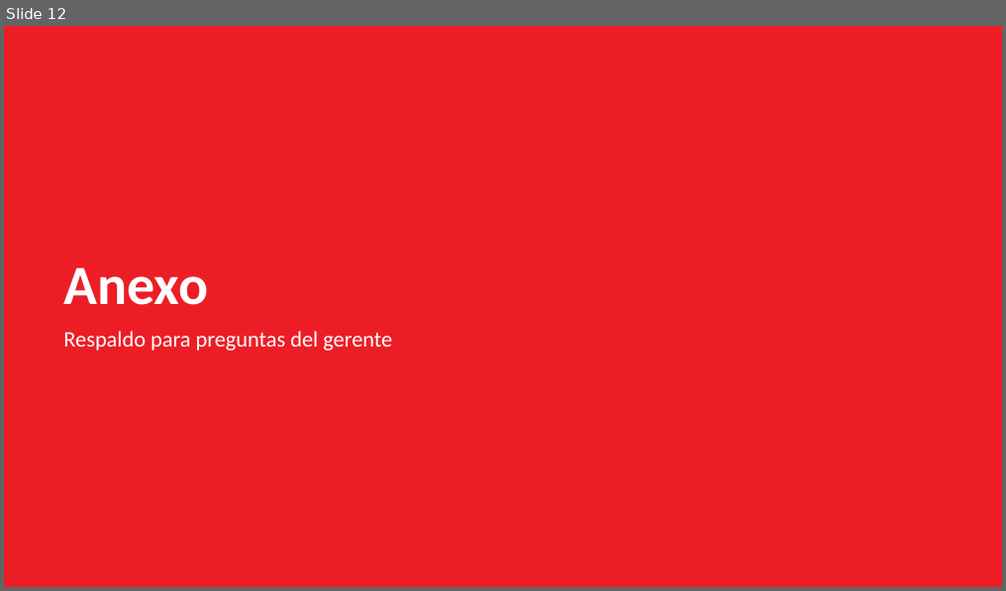
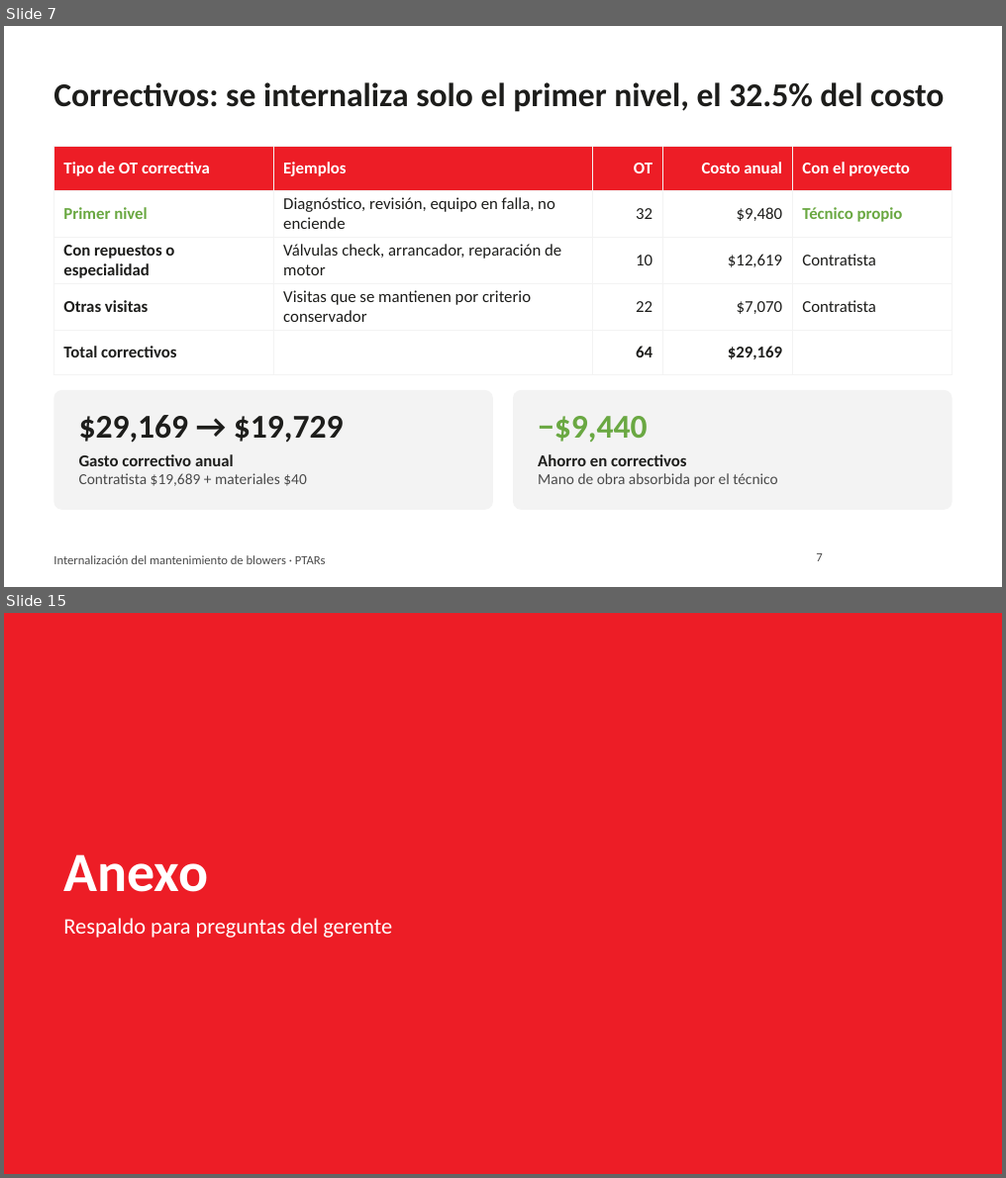
Before and after one commit to jjsamcar/Codigo-IA, a slide deck: presentaciones/Blowers_PTARs_Resumen_Gerencia.pptx. Shown one above the other, each under a label of ours: slide 12 before the commit, slides 7 and 15 after it; the slides between them are not shown. The pictures are 1006x591 and 1006x1178 pixels, drawn with LibreOffice and Linux fonts; fonts in the diff are those of the drawing; background and template pictures are left out. Boxes give left, top, right and bottom in pixels: in the first picture for what was removed or moved away, otherwise in the second. Text is boxed around its words. In the diff, an @@ line names an element or a change of style, - is before the commit and + after.

```diff
--- a/presentaciones/Blowers_PTARs_Resumen_Gerencia.pptx
+++ b/presentaciones/Blowers_PTARs_Resumen_Gerencia.pptx
@@ slide 7 added at box(4, 26, 1002, 587), background #FFFFFF @@
@@ title added at box(54, 82, 944, 112), 24 pt, text #1D1D1B, bold @@
+Correctivos: se internaliza solo el primer nivel, el 32.5% del costo
@@ table added at box(54, 146, 952, 364), 5 rows, 5 columns @@
+Tipo de OT correctiva | Ejemplos | OT | Costo anual | Con el proyecto
+Primer nivel | Diagnóstico, revisión, equipo en falla, no enciende | 32 | $9,480 | Técnico propio
+Con repuestos o especialidad | Válvulas check, arrancador, reparación de motor | 10 | $12,619 | Contratista
+Otras visitas | Visitas que se mantienen por criterio conservador | 22 | $7,070 | Contratista
+Total correctivos |  | 64 | $29,169 | 
@@ rounded rectangle added at box(54, 390, 493, 510), fill #F3F3F3 @@
@@ rounded rectangle added at box(513, 390, 952, 510), fill #F3F3F3 @@
@@ text added at box(79, 415, 344, 443), 24 pt, text #1D1D1B, bold @@
+$29,169 → $19,729
@@ text added at box(538, 416, 647, 442), 24 pt, text #6AA842, bold @@
+−$9,440
@@ text added at box(79, 455, 306, 486), 11 pt, text #4A4A4A @@
+Gasto correctivo anual
+Contratista $19,689 + materiales $40
@@ text added at box(538, 455, 777, 487), 11 pt, text #4A4A4A @@
+Ahorro en correctivos
+Mano de obra absorbida por el técnico
@@ text added at box(54, 556, 326, 565), 9 pt, text #4A4A4A @@
+Internalización del mantenimiento de blowers · PTARs
@@ page number added at box(816, 554, 822, 562), 9 pt, text #4A4A4A @@
+7
@@ what was slide 12 is now slide 15 @@
```
Also in this commit, not shown: 13 slides changed, 3 other slides added, 1 slide removed.
